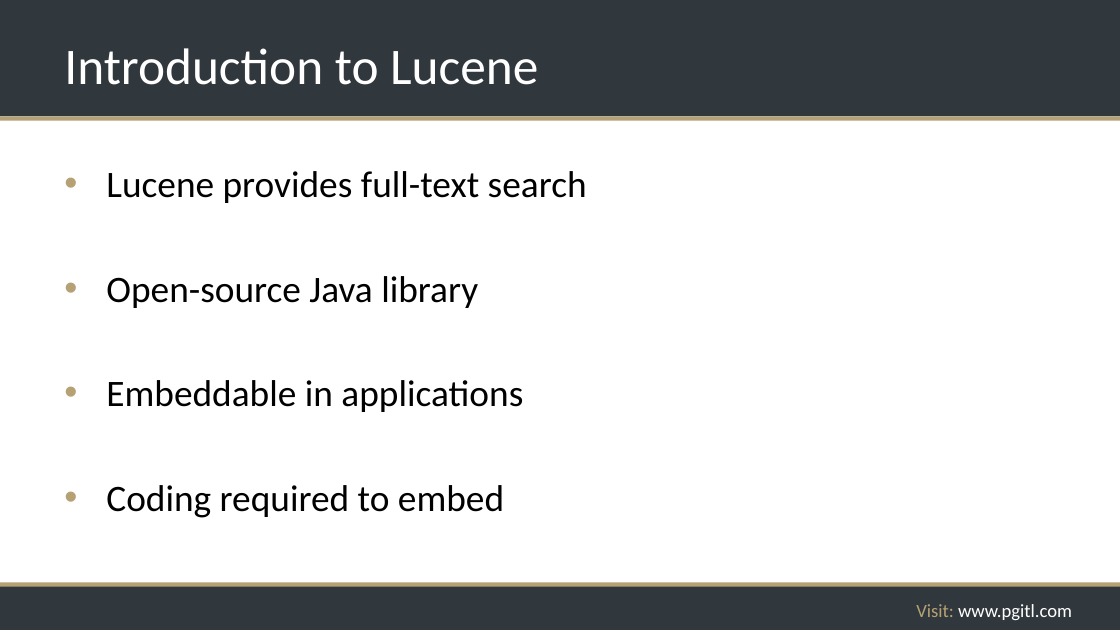
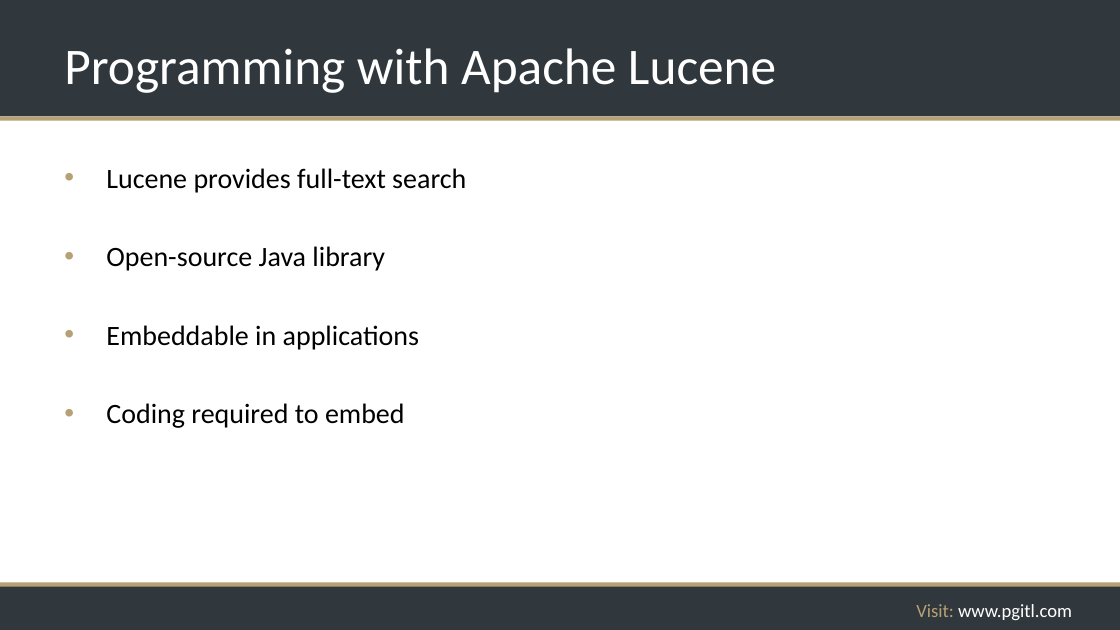
Before and after one commit to rikkouri/project-a, a slide deck: slide 242 of Programming Foundations.pptx. Drawn at 1120x630 pixels with LibreOffice and Linux fonts; fonts in the diff are those of the drawing; background and template pictures are left out. Boxes give left, top, right and bottom in pixels: in the first picture for what was removed or moved away, otherwise in the second. Text is boxed around its words. In the diff, an @@ line names an element or a change of style, - is before the commit and + after.

```diff
--- a/Programming Foundations.pptx
+++ b/Programming Foundations.pptx
@@ title at [64,48,776,93]: text changed @@
-Introduction to Lucene
+Programming with Apache Lucene
@@ text "Lucene provides full-text search" at [106,168,466,428]: size 32 to 24 pt; less space between paragraphs @@
```
Also in this commit, not shown: 147 other slides changed, 1 other file.
